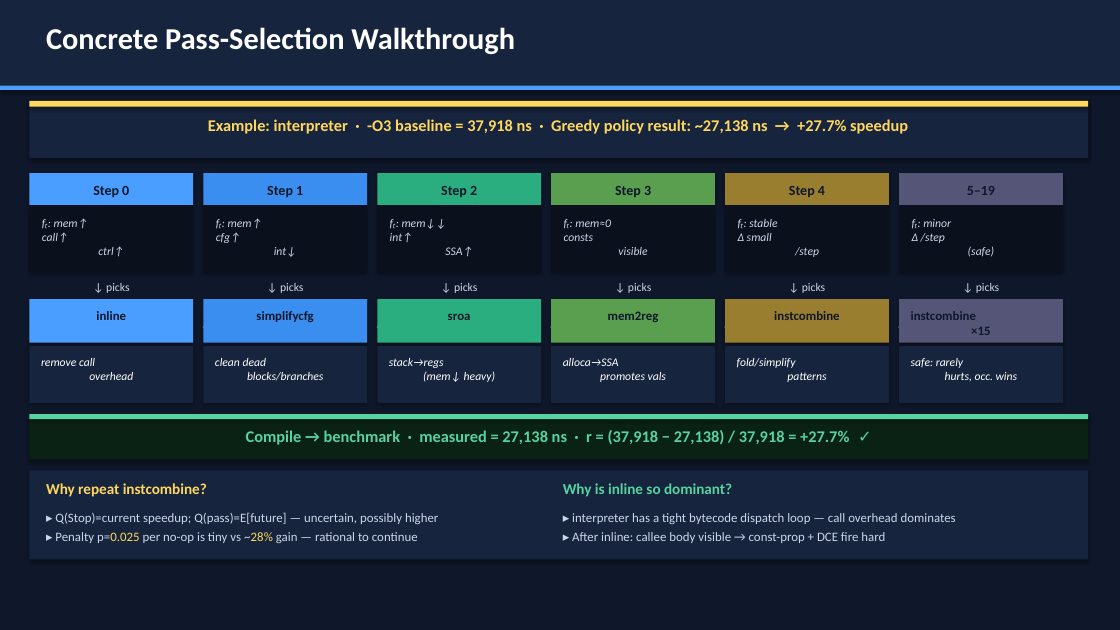
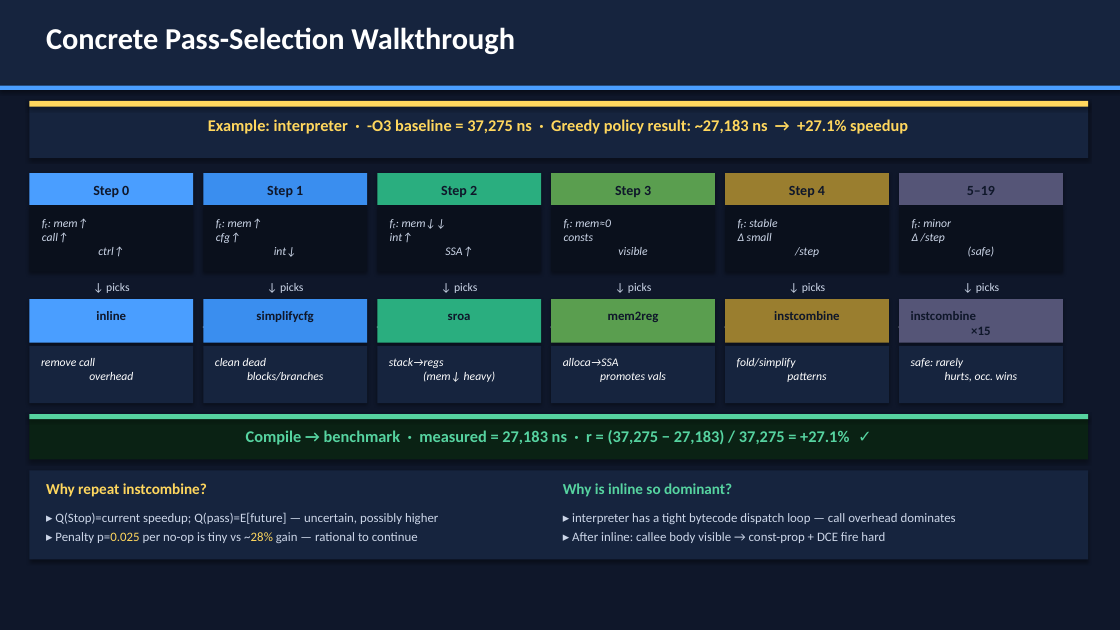
Before and after one commit to eblack-leaf/llvm-lstm, a slide deck: slide 12 of presentation.pptx. Drawn at 1120x630 pixels with LibreOffice and Linux fonts; fonts in the diff are those of the drawing. Boxes give left, top, right and bottom in pixels: in the first picture for what was removed or moved away, otherwise in the second. Text is boxed around its words. In the diff, an @@ line names an element or a change of style, - is before the commit and + after.

```diff
--- a/presentation.pptx
+++ b/presentation.pptx
@@ text at (x1=208, y1=119, x2=908, y2=134): text changed @@
-Example: interpreter · -O3 baseline = 37,918 ns · Greedy policy result: ~27,138 ns → +27.7% speedup
+Example: interpreter · -O3 baseline = 37,275 ns · Greedy policy result: ~27,183 ns → +27.1% speedup
@@ text at (x1=246, y1=430, x2=849, y2=445): text changed @@
-Compile → benchmark · measured = 27,138 ns · r = (37,918 − 27,138) / 37,918 = +27.7% ✓
+Compile → benchmark · measured = 27,183 ns · r = (37,275 − 27,183) / 37,275 = +27.1% ✓
```
Also in this commit, not shown: 7 other slides changed, 3 slides added, 4 other files.
